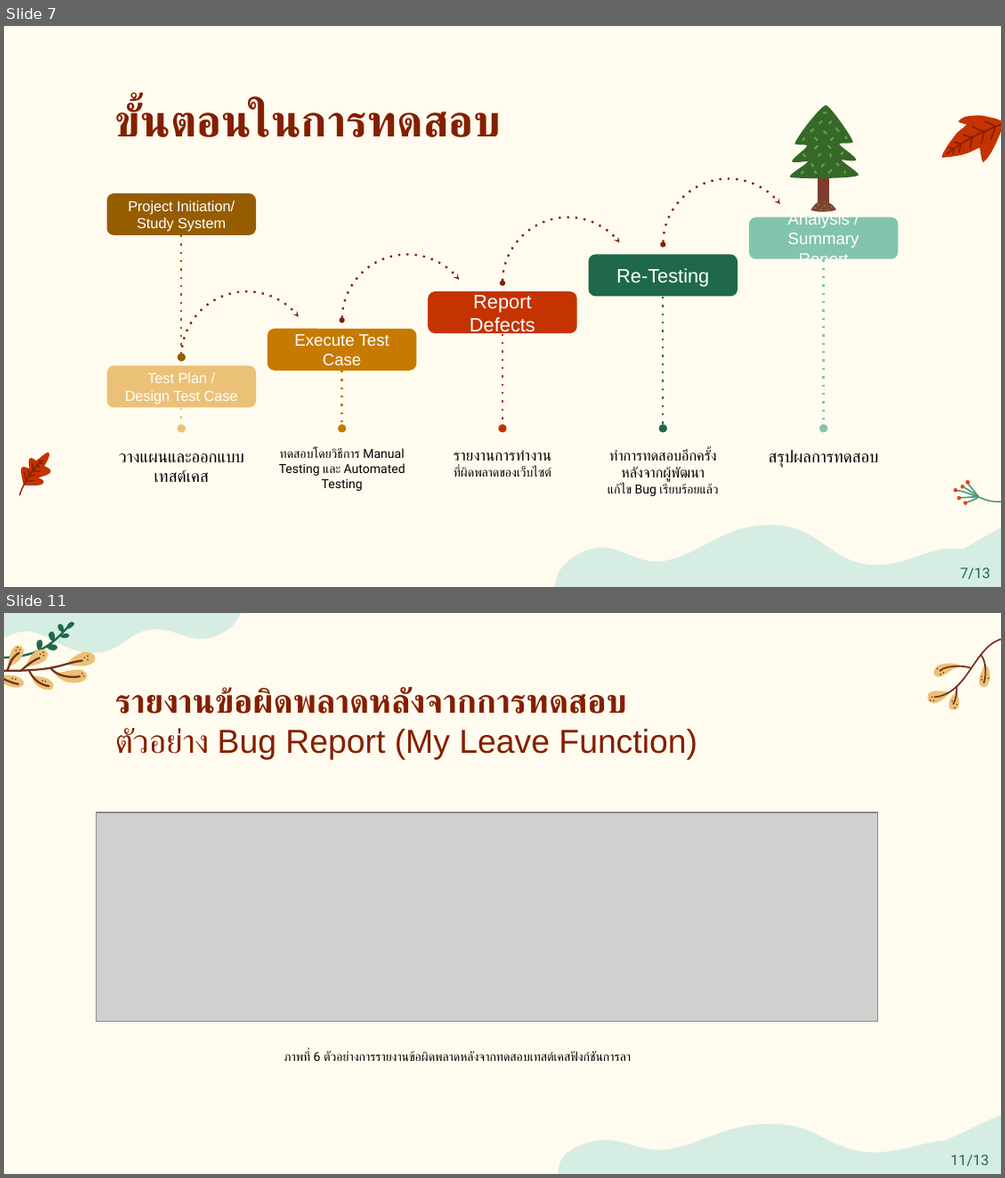
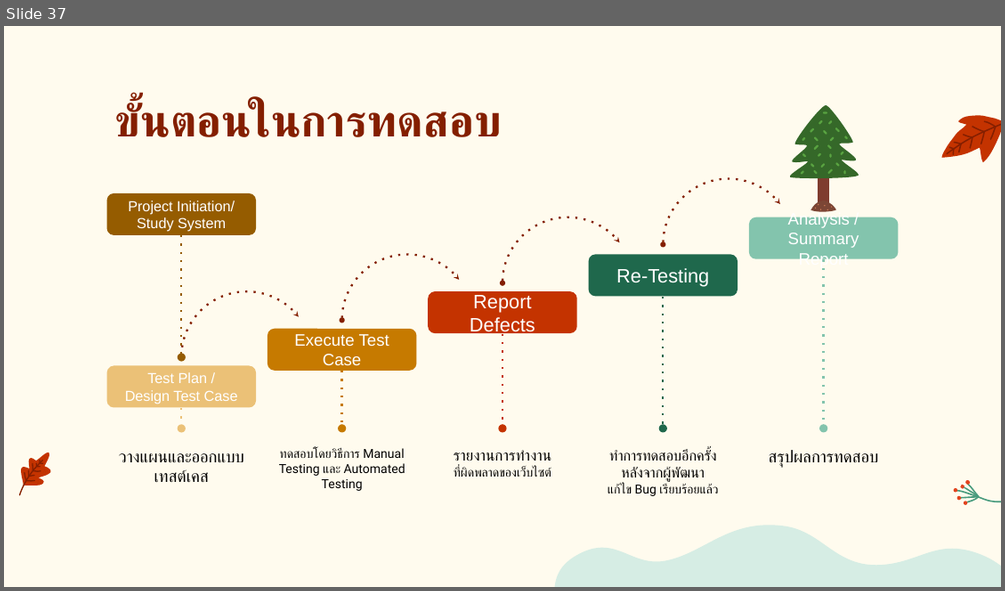
Before and after one commit to kh-nipaphorn/CubeSoftTech_WorkingSpace, a slide deck: Final Present/presentation_Nipaphorn_613020583-5 .pptx. Shown one above the other, each under a label of ours: slides 7 and 11 before the commit, slide 37 after it; the slides between them are not shown. The pictures are 1005x1178 and 1005x591 pixels, drawn with LibreOffice and Linux fonts; fonts in the diff are those of the drawing; grey boxes stand for pictures. Boxes give left, top, right and bottom in pixels: in the first picture for what was removed or moved away, otherwise in the second. Text is boxed around its words. In the diff, an @@ line names an element or a change of style, - is before the commit and + after.

```diff
--- a/Final Present/presentation_Nipaphorn_613020583-5 .pptx
+++ b/Final Present/presentation_Nipaphorn_613020583-5 .pptx
@@ slide 11 removed at <box>4,613,1001,1174</box>, background #FFFBEE @@
@@ freeform shape removed at <box>4,613,243,653</box> @@
@@ group removed at <box>4,621,75,668</box>: 8 freeform shapes @@
@@ group removed at <box>4,642,95,690</box>: 27 freeform shapes @@
@@ text removed at <box>115,687,697,759</box> @@
-รายงานข้อผิดพลาดหลังจากการทดสอบ
-ตัวอย่าง Bug Report (My Leave Function)
@@ group removed at <box>926,638,1001,711</box>: 20 freeform shapes @@
@@ picture removed at <box>96,812,877,1021</box> @@
@@ text removed at <box>284,1051,631,1061</box> @@
-ภาพที่ 6 ตัวอย่างการรายงานข้อผิดพลาดหลังจากทดสอบเทสต์เคสฟังก์ชันการลา
@@ triangle removed at <box>877,1117,1001,1174</box> @@
-11/13
@@ freeform shape removed at <box>558,1123,1001,1174</box> @@
@@ freeform shape removed at <box>818,1159,825,1165</box> @@
@@ freeform shape removed at <box>825,1150,832,1155</box> @@
@@ freeform shape removed at <box>828,1159,835,1165</box> @@
@@ what was slide 7 is now slide 37 @@
@@ slide 37 changed as well @@
@@ triangle removed at <box>899,530,1001,587</box> @@
-7/13
```
Also in this commit, not shown: 5 other slides changed, 31 slides added, 6 other slides removed, 19 other files.
